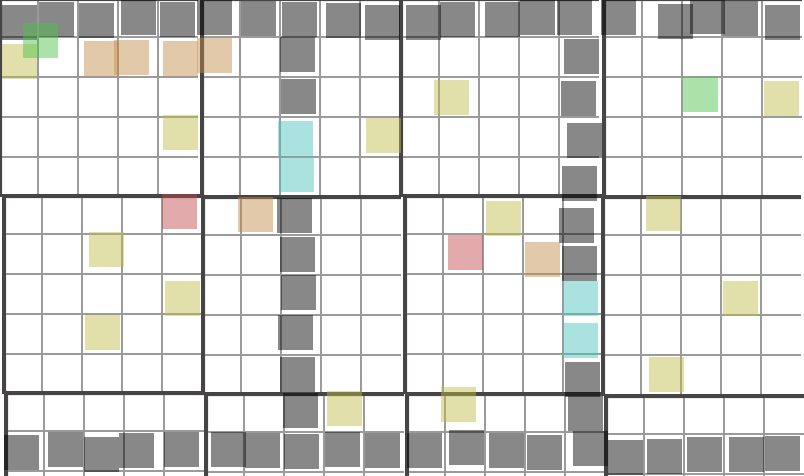
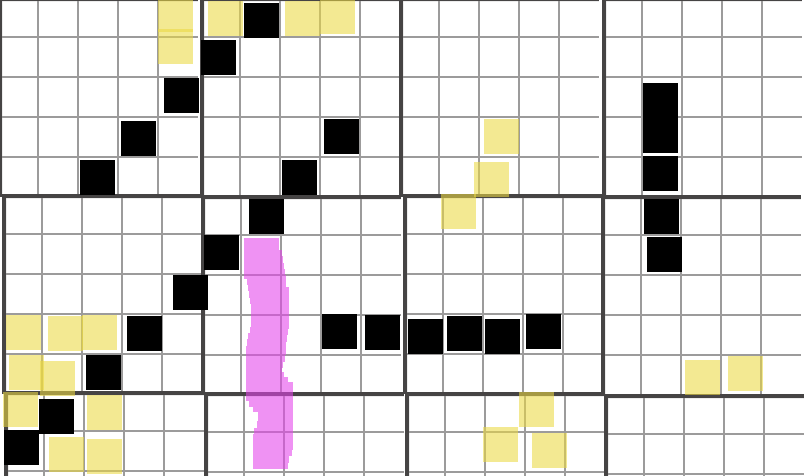
Before/after of a 804x476 layered artwork. What changed in the layer stack:
added layer "level3" above "level2" over (3, 0, 763, 474)
hid "level2" over (2, 0, 800, 475)
